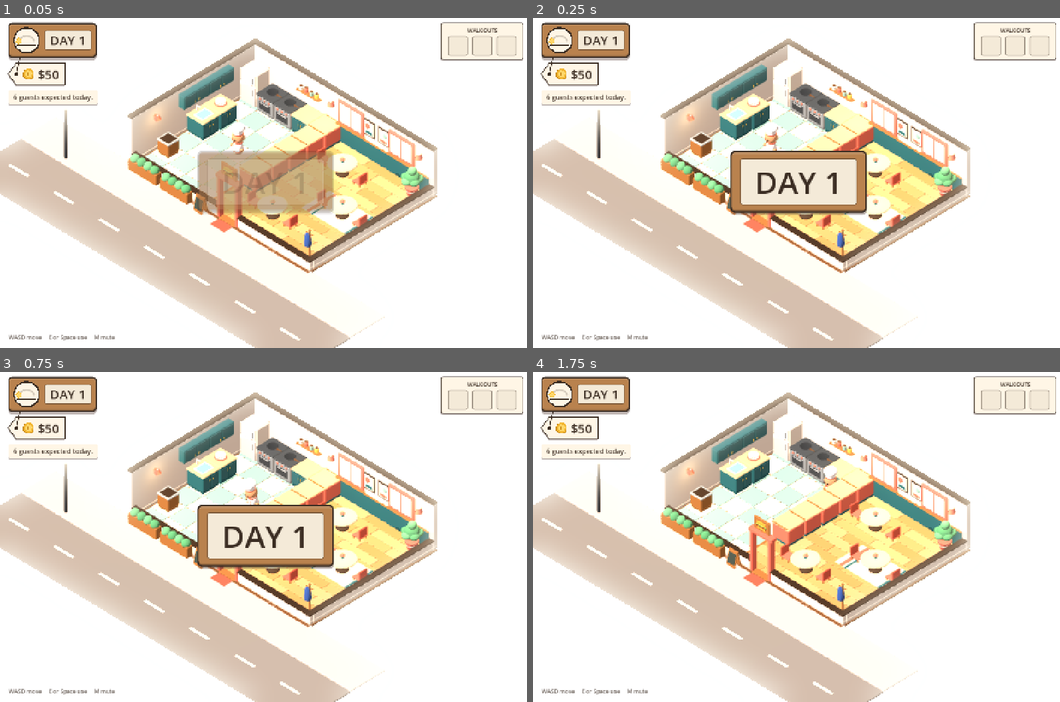
Above: before the commit, frames 1-4 (two rows, left to right).
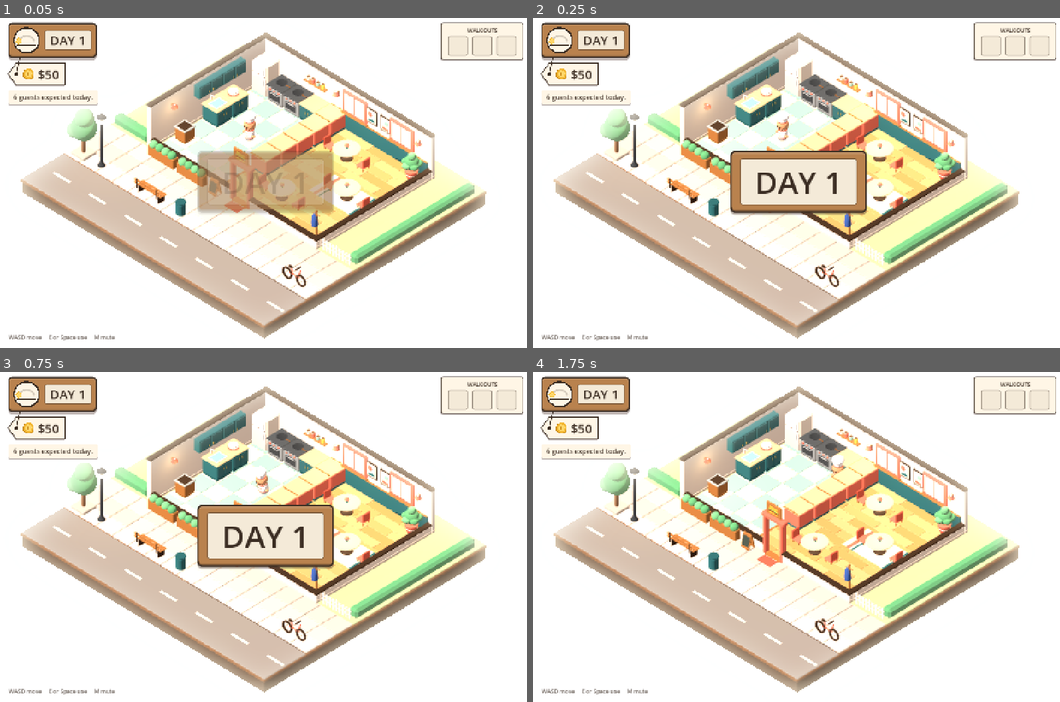
Above: after the commit, the same moments.

Repository: Ghigog/Regulars
Game: Godot game, scene res://game/main.tscn
The game is run twice, just before and just after one commit, with the same random seed, the same clock (stepped at 60 frames per second) and the same inputs.
Inputs (mouse positions are in pixels of both pictures, inside the frame that each line leads up to):
- Up to frame 1 (0.05 s): no input
- Up to frame 2 (0.25 s): no input
- Up to frame 3 (0.75 s): tap Enter at 0.5 s; move the mouse to (384, 520) at 0.52 s; hold D from 0.53 s (still down); hold Shift from 0.53 s (still down); click (384, 520) at 0.67 s
- Up to frame 4 (1.75 s): tap Space at 0.77 s; release D at 1.25 s; release Shift at 1.25 s; drag from (691, 553) to (770, 603) at 1.27 s

The runs differ from the first frame. In frame 1, 32% of the frame differs, in the area x 0-93%, y 4-100%; in frame 2, 30%; in frame 3, 30%; in frame 4, 33%.

Commit message:
Art step 8: floating slab, plot, paved street with kerb furniture; theme table
Co-Authored-By: Claude Fable 5.2 <noreply@anthropic.com>

Diff:
--- a/game/main.gd
+++ b/game/main.gd
@@ -100,6 +100,9 @@
 			c.position = Vector3(6.2 + i, 0, 12.2 - i * 0.6)
 			c.rotation.y = PI / 4 + i * PI / 2
 			add_child(c)
+	elif demo == "closed":
+		for i in Ledger.MAX_STRIKES:
+			ledger.record_walkout()
 	elif demo == "summary":
 		ledger.record_sale(BILL, 5)
 		ledger.record_sale(BILL, 3)
@@ -109,9 +112,11 @@
 # ---------------------------------------------------------------- world
 
 func _build_scenery() -> void:
+	if OS.get_environment("REGULARS_THEME") != "":  # dev switch until themes are selectable in game
+		Scenery.theme_id = OS.get_environment("REGULARS_THEME")
 	var env := Environment.new()
 	env.background_mode = Environment.BG_COLOR
-	env.background_color = Color(Build.BACKDROP)
+	env.background_color = Color(Scenery.t().backdrop)
 	# Shadows are never black: the ambient fill carries the warm plum of #5a423a.
 	env.ambient_light_source = Environment.AMBIENT_SOURCE_COLOR
 	env.ambient_light_color = Color("#f4dcd2")
@@ -143,24 +148,12 @@
 	add_child(sun)
 	cam = Camera3D.new()
 	cam.projection = Camera3D.PROJECTION_ORTHOGONAL
-	cam.size = 13.5
+	cam.size = 14.5
 	add_child(cam)
-	var focus := Vector3(W / 2.0 - 0.3, 0, H / 2.0 + 0.6)
+	var focus := Vector3(W / 2.0 + 0.2, 0, H / 2.0 + 1.7)
 	cam.look_at_from_position(focus + Vector3(14, 15, 14), focus)
 
-	Build.box(self, Vector3(W / 2.0, -0.14, H / 2.0), Vector3(W + 0.5, 0.12, H + 0.5), Build.WOOD_DARK, 0.0, Build.R_WOOD)
-	Build.box(self, Vector3(W / 2.0, -0.12, H + 1.0), Vector3(W + 9.0, 0.1, 2.0), Build.PAVING)
-	_build_decor()
 	_sconces = Scenery.build(self, W, H, DOOR)
-
-
-## The street. (Step 7 of the art plan replaces this.)
-func _build_decor() -> void:
-	Build.box(self, Vector3(W / 2.0, -0.16, H + 3.6), Vector3(W + 9.0, 0.1, 3.2), Build.ROAD)
-	for i in 7:
-		Build.box(self, Vector3(-3.0 + i * 2.6, -0.06, H + 3.6), Vector3(1.1, 0.01, 0.14), "#f6efe2")
-	Build.cyl(self, Vector3(-2.2, 0, H + 1.7), 0.07, 2.6, "#3a3f44")
-	Build.ball(self, Vector3(-2.2, 2.7, H + 1.7), 0.2, "#ffe2a8", 2.0)
 
 
 ## The glow of the mushroom lamp on each table. (No hanging lamps: from this
@@ -267,9 +260,9 @@
 ## Morning light drifts to a warm, low evening sun as the day goes on.
 func _update_daylight() -> void:
 	var t := smoothstep(0.35, 1.0, day_progress())
-	_sun.light_color = Color("#fff6ea").lerp(Color("#ffb070"), t)
+	_sun.light_color = Color("#fff6ea").lerp(Color("#ffc08a"), t)
 	_sun.rotation_degrees = Vector3(lerpf(-52, -34, t), lerpf(-30, -62, t), 0)
-	_env.background_color = Color(Build.BACKDROP).lerp(Color("#e6bfa6"), t)
+	_env.background_color = Color(Scenery.t().backdrop).lerp(Color("#dcc0b4"), t)
 	_env.ambient_light_color = Color("#f4dcd2").lerp(Color("#f0c8bc"), t)
 	_sun.light_energy = lerpf(0.62, 0.5, t)
 	for l in _sconces:  # practical lights come up as the sun goes down
--- a/game/scenery.gd
+++ b/game/scenery.gd
@@ -7,11 +7,42 @@
 const WALL_T := 0.24
 const CUT_H := 0.55
 const KITCHEN_W := 4
+## A theme is a re-skin of the same kit (sheet 16): grid, stations, heights and
+## bevels never change; walls, windows, floors, wall art and the slab edge do.
+const THEMES := {
+	"diner": {
+		"backdrop": "#f0dfc4", "wall": "#f6eee0", "wall_low": "#e3d8c6",
+		"tile_a": "#99c3b5", "tile_b": "#f2ead4", "planks": ["#d3a468", "#c9985c", "#dab078"],
+		"lawn": "#b9c990", "hedge": "#5fa873", "slab": "#4a3a2e",
+	},
+	"seaside": {
+		"backdrop": "#e4ebe0", "wall": "#f3f5ee", "wall_low": "#dde5dc",
+		"tile_a": "#a8dccb", "tile_b": "#f4efe0", "planks": ["#b9b1a4", "#aaa295", "#c6bfb2"],
+		"lawn": "#ead9b0", "hedge": "#8fb98a", "slab": "#4a3a2e",
+	},
+}
+const SEAFOAM := "#bfe0d2"
+const BRASS := "#d9a441"
+const X0 := -2.6    # the slab everything stands on
+const Z0 := -1.2
+const Z1 := 12.5
+const PAVE_Z := 9.9  # where the pavement (or pier) meets the road (or sea)
+
+static var theme_id := "diner"
+
+
+static func t() -> Dictionary:
+	return THEMES[theme_id]
+
+
+static func seaside() -> bool:
+	return theme_id == "seaside"
 
 
 ## Builds the room and returns its practical lights so the day can dim them.
 static func build(root: Node3D, w: int, h: int, door: Vector2i) -> Array[OmniLight3D]:
 	var lights: Array[OmniLight3D] = []
+	_ground(root, w, lights)
 	_floors(root, w, h)
 	# Far walls stand full height, just outside the floor.
 	_wall(root, Vector3(-WALL_T, 0, -WALL_T), Vector3(w + WALL_T * 2, WALL_H, WALL_T))
@@ -30,10 +61,10 @@
 static func _floors(root: Node3D, w: int, h: int) -> void:
 	for x in KITCHEN_W:
 		for y in h:
-			var col := Build.TILE_CREAM if (x + y) % 2 else Build.TILE_TEAL
+			var col: String = t().tile_b if (x + y) % 2 else t().tile_a
 			Build.box(root, Vector3(x + 0.5, -0.03, y + 0.5), Vector3(0.985, 0.03, 0.985), col, 0.0, Build.R_GLOSS)
 	# Dining: oak planks, half a metre wide, with staggered joints.
-	var tones := [Build.FLOOR_WOOD, Build.FLOOR_WOOD_2, "#dab078"]
+	var tones: Array = t().planks
 	for r in h * 2:
 		var cuts: Array[float] = [float(KITCHEN_W)]
 		var x := KITCHEN_W + 0.7 + fmod(r * 0.9, 1.6)
@@ -49,10 +80,10 @@
 
 
 ## A wall block from its low corner: darker foot, body, dark trim cap.
-static func _wall(root: Node3D, from: Vector3, size: Vector3, body := Build.WALL) -> void:
+static func _wall(root: Node3D, from: Vector3, size: Vector3) -> void:
 	var c := from + Vector3(size.x / 2, 0, size.z / 2)
-	Build.box(root, c, Vector3(size.x, 0.17, size.z), Build.WALL_LOW)
-	Build.box(root, c + Vector3(0, 0.15, 0), Vector3(size.x, size.y - 0.23, size.z), body)
+	Build.box(root, c, Vector3(size.x, 0.17, size.z), t().wall_low)
+	Build.box(root, c + Vector3(0, 0.15, 0), Vector3(size.x, size.y - 0.23, size.z), t().wall)
 	Build.box(root, c + Vector3(0, size.y - 0.1, 0), Vector3(size.x + 0.05, 0.1, size.z + 0.05), Build.TRIM)
 
 
@@ -88,6 +119,12 @@
 
 
 static func _window(root: Node3D, x: float) -> void:
+	if seaside():  # a round brass porthole on the same wall socket
+		var ring := Build.lathe(root, Vector3(x, 1.5, 0.02), [[0.36, 0.0], [0.5, 0.0], [0.52, 0.03], [0.5, 0.09], [0.36, 0.09]], BRASS, 0.0, Build.R_WOOD)
+		ring.rotation.x = PI / 2
+		var glass := Build.lathe(root, Vector3(x, 1.5, 0.02), [[0.0, 0.05], [0.37, 0.05], [0.0, 0.051]], "#bfe6ea", 0.15, Build.R_GLOSS)
+		glass.rotation.x = PI / 2
+		return
 	Build._add(root, Build.bevel_mesh(Vector3(1.5, 1.2, 0.12), 0.06), Vector3(x, 1.55, 0.03), Color(Build.CORAL), 0.0)
 	Build.box(root, Vector3(x, 1.07, 0.05), Vector3(1.26, 0.96, 0.1), "#cfe6e6", 0.15, Build.R_GLOSS)
 	Build.box(root, Vector3(x, 1.07, 0.06), Vector3(0.07, 0.96, 0.1), Build.CORAL)
@@ -97,18 +134,34 @@
 static func _dining_wall(root: Node3D, w: int, lights: Array[OmniLight3D]) -> void:
 	var span := float(w - KITCHEN_W)
 	var mid := KITCHEN_W + span / 2
-	# Teal wainscoting with a wooden rail.
-	Build.box(root, Vector3(mid, 0, 0.02), Vector3(span, 0.82, 0.05), Build.CABINET)
-	Build.box(root, Vector3(mid, 0.8, 0.03), Vector3(span, 0.06, 0.09), Build.WOOD, 0.0, Build.R_WOOD)
+	if seaside():
+		# Painted clapboard: seafoam and white boards the length of the wall.
+		for i in 7:
+			Build.box(root, Vector3(mid, 0.16 + i * 0.3, 0.015), Vector3(span, 0.3, 0.04), SEAFOAM if i % 2 == 0 else "#f6f8f1")
+		# A life ring and a wooden paddle.
+		var ring := Build.lathe(root, Vector3(mid - 0.35, 1.5, 0.03), [[0.2, 0.0], [0.36, 0.0], [0.38, 0.04], [0.36, 0.09], [0.2, 0.09], [0.18, 0.04], [0.2, 0.0]], "#fbf7ee")
+		ring.rotation.x = PI / 2
+		for i in 4:
+			var band := Build.box(root, Vector3(mid - 0.35, 1.5, 0.03) + Vector3(0.28, 0, 0).rotated(Vector3(0, 0, 1), PI / 4 + i * PI / 2) - Vector3(0, 0.06, -0.01), Vector3(0.22, 0.12, 0.12), Build.DANGER)
+			band.rotation.z = PI / 4 + i * PI / 2
+		var paddle := Node3D.new()
+		paddle.position = Vector3(mid + 0.55, 1.5, 0.05)
+		paddle.rotation.z = 0.5
+		root.add_child(paddle)
+		Build.box(paddle, Vector3(0, -0.5, 0), Vector3(0.06, 0.8, 0.05), Build.WOOD, 0.0, Build.R_WOOD)
+		Build.box(paddle, Vector3(0, 0.25, 0), Vector3(0.22, 0.42, 0.05), Build.WOOD, 0.0, Build.R_WOOD)
+	else:
+		# Teal wainscoting with a wooden rail, and two framed abstract prints.
+		Build.box(root, Vector3(mid, 0, 0.02), Vector3(span, 0.82, 0.05), Build.CABINET)
+		Build.box(root, Vector3(mid, 0.8, 0.03), Vector3(span, 0.06, 0.09), Build.WOOD, 0.0, Build.R_WOOD)
+		for i in 2:
+			var x := mid - 0.42 + i * 0.84
+			Build.box(root, Vector3(x, 1.15, 0.02), Vector3(0.66, 0.8, 0.06), Build.TRIM)
+			Build.box(root, Vector3(x, 1.2, 0.03), Vector3(0.56, 0.7, 0.06), Build.PAPER)
+			Build.ball(root, Vector3(x - 0.08 + i * 0.16, 1.66, 0.06), 0.13, Build.CORAL if i == 0 else Build.TILE_TEAL).scale = Vector3(1, 1, 0.3)
+			Build.box(root, Vector3(x, 1.26, 0.04), Vector3(0.4, 0.16, 0.06), Build.CABINET if i == 0 else Build.CORAL)
 	_window(root, KITCHEN_W + 1.55)
 	_window(root, w - 1.55)
-	# Two framed abstract prints.
-	for i in 2:
-		var x := mid - 0.42 + i * 0.84
-		Build.box(root, Vector3(x, 1.15, 0.02), Vector3(0.66, 0.8, 0.06), Build.TRIM)
-		Build.box(root, Vector3(x, 1.2, 0.03), Vector3(0.56, 0.7, 0.06), Build.PAPER)
-		Build.ball(root, Vector3(x - 0.08 + i * 0.16, 1.66, 0.06), 0.13, Build.CORAL if i == 0 else Build.TILE_TEAL).scale = Vector3(1, 1, 0.3)
-		Build.box(root, Vector3(x, 1.26, 0.04), Vector3(0.4, 0.16, 0.06), Build.CABINET if i == 0 else Build.CORAL)
 	_sconce(root, Vector3(KITCHEN_W + 0.5, 1.75, 0), Vector3(0, 0, 1), lights)
 	_sconce(root, Vector3(w - 0.45, 1.75, 0), Vector3(0, 0, 1), lights)
 
@@ -150,3 +203,119 @@
 		board.rotation.x = -lean * 0.22
 		var slate := Build.box(root, Vector3(4.2, 0.14, h + 0.34 + lean * 0.115), Vector3(0.4, 0.5, 0.03), "#3f4a45")
 		slate.rotation.x = -lean * 0.22
+
+
+## The plot, the street and the thick floating slab (sheet 12). Everything ends
+## cleanly at the slab edge: no fade.
+static func _ground(root: Node3D, w: int, lights: Array[OmniLight3D]) -> void:
+	var x1 := w + 2.4
+	var cx := (X0 + x1) / 2
+	var span := x1 - X0
+	Build.box(root, Vector3(cx, -0.85, (Z0 + Z1) / 2), Vector3(span, 0.75, Z1 - Z0), t().slab)
+	Build.box(root, Vector3(cx, -0.26, (Z0 + Z1) / 2), Vector3(span + 0.08, 0.16, Z1 - Z0 + 0.08), Build.WOOD_DARK, 0.0, Build.R_WOOD)
+	Build.box(root, Vector3(cx, -0.1, (Z0 + 7.0) / 2), Vector3(span, 0.08, 7.0 - Z0), t().lawn)
+	# Boundaries: a low hedge and a 0.55 m picket fence. Nothing tall.
+	Build._add(root, Build.bevel_mesh(Vector3(0.5, 0.5, 7.4), 0.12), Vector3(x1 - 0.35, 0.23, 3.0), Color(t().hedge), 0.0)
+	Build._add(root, Build.bevel_mesh(Vector3(2.1, 0.5, 0.5), 0.12), Vector3(X0 + 1.15, 0.23, 6.7), Color(t().hedge), 0.0)
+	for i in 9:
+		var fx := w + 0.42 + i * 0.2
+		Build.box(root, Vector3(fx, -0.02, 6.85), Vector3(0.12, 0.57 if i % 4 else 0.62, 0.05), Build.PAPER)
+	for fy: float in [0.14, 0.36]:
+		Build.box(root, Vector3(w + 1.2, fy, 6.82), Vector3(1.8, 0.06, 0.04), Build.PAPER)
+	if seaside():
+		_pier(root, w, x1)
+	else:
+		_street(root, w, x1, lights)
+
+
+static func _street(root: Node3D, w: int, x1: float, lights: Array[OmniLight3D]) -> void:
+	# Grey paving slabs, with a paler kerb row along the road.
+	var x := X0
+	while x < x1 - 0.01:
+		for row in 3:
+			var depth := 1.0 if row < 2 else PAVE_Z - 9.0
+			var col := "#d9d1c5" if row == 2 else (Build.PAVING if int(absf(x * 2.0) + row) % 2 else "#c8beb1")
+			Build.box(root, Vector3(x + 0.5, -0.1, 7.0 + row + depth / 2), Vector3(0.985, 0.1, depth - 0.015), col)
+		x += 1.0
+	# A two-lane road with white dashes, cut clean at the slab edge.
+	Build.box(root, Vector3((X0 + x1) / 2, -0.17, (PAVE_Z + Z1) / 2), Vector3(x1 - X0, 0.1, Z1 - PAVE_Z), Build.ROAD)
+	x = X0 + 0.7
+	while x < x1 - 1.0:
+		Build.box(root, Vector3(x + 0.5, -0.075, (PAVE_Z + Z1) / 2), Vector3(1.0, 0.012, 0.13), "#f6efe2")
+		x += 2.2
+	# Street furniture sits on the kerb side only, never over the queue line.
+	var kerb := PAVE_Z - 0.45
+	_lamp_post(root, Vector3(-0.7, 0, kerb), lights)
+	# A layered-sphere tree in a stone surround.
+	var tree := Vector3(X0 + 0.75, 0, kerb - 0.05)
+	Build.box(root, tree, Vector3(0.8, 0.16, 0.8), "#bdb5a8")
+	Build.cyl(root, tree, 0.09, 1.1, Build.WOOD_DARK, 0.0, Build.R_WOOD)
+	Build.ball(root, tree + Vector3(0, 1.45, 0), 0.6, Build.LEAF)
+	Build.ball(root, tree + Vector3(0.1, 2.05, 0.05), 0.44, Build.LEAF_2)
+	Build.ball(root, tree + Vector3(-0.3, 1.3, 0.25), 0.36, Build.LEAF_2)
+	# A slatted bench, a teal bin and a coral bike.
+	var bench := Vector3(2.4, 0, kerb)
+	for i in 3:
+		Build.box(root, bench + Vector3(0, 0.36, -0.14 + i * 0.14), Vector3(1.5, 0.045, 0.12), Build.WOOD, 0.0, Build.R_WOOD)
+	for i in 2:
+		Build.box(root, bench + Vector3(0, 0.5 + i * 0.15, 0.3), Vector3(1.5, 0.12, 0.045), Build.WOOD, 0.0, Build.R_WOOD)
+	for sx: float in [-0.6, 0.6]:
+		Build.box(root, bench + Vector3(sx, 0, 0.02), Vector3(0.07, 0.36, 0.4), Build.TRIM)
+		Build.box(root, bench + Vector3(sx, 0.3, 0.3), Vector3(0.07, 0.52, 0.06), Build.TRIM)
+	Build.cyl(root, Vector3(4.2, 0, kerb), 0.22, 0.6, Build.CABINET)
+	Build.cyl(root, Vector3(4.2, 0.6, kerb), 0.25, 0.07, Build._shade(Build.CABINET))
+	var bike := Node3D.new()
+	bike.position = Vector3(w + 1.2, 0, kerb)
+	root.add_child(bike)
+	for sx: float in [-0.42, 0.42]:
+		var wheel := Build.lathe(bike, Vector3(sx, 0.3, 0), [[0.22, -0.025], [0.3, -0.025], [0.3, 0.025], [0.22, 0.025], [0.22, -0.025]], Build.TRIM)
+		wheel.rotation.x = PI / 2
+	Build.box(bike, Vector3(0, 0.36, 0), Vector3(0.6, 0.06, 0.05), Build.CORAL)
+	Build.box(bike, Vector3(-0.12, 0.38, 0), Vector3(0.06, 0.36, 0.05), Build.CORAL).rotation.z = 0.3
+	Build.box(bike, Vector3(0.32, 0.36, 0), Vector3(0.06, 0.5, 0.05), Build.CORAL).rotation.z = -0.3
+	Build.box(bike, Vector3(-0.2, 0.72, 0), Vector3(0.26, 0.06, 0.12), Build.TRIM)
+	Build.box(bike, Vector3(0.24, 0.84, 0), Vector3(0.06, 0.06, 0.4), Build.TRIM)
+
+
+static func _lamp_post(root: Node3D, at: Vector3, lights: Array[OmniLight3D]) -> void:
+	Build.lathe(root, at, [[0.0, 0.0], [0.16, 0.0], [0.18, 0.03], [0.08, 0.2], [0.055, 0.3], [0.055, 2.3], [0.12, 2.36], [0.0, 2.36]], "#3a3f44", 0.0, Build.R_WOOD)
+	Build.box(root, at + Vector3(0, 2.36, 0), Vector3(0.26, 0.3, 0.26), "#ffe9bd", 1.6)
+	Build.lathe(root, at + Vector3(0, 2.64, 0), [[0.0, 0.0], [0.22, 0.0], [0.24, 0.02], [0.06, 0.14], [0.0, 0.16]], "#3a3f44", 0.0, Build.R_WOOD)
+	var light := OmniLight3D.new()
+	light.position = at + Vector3(0, 2.3, 0)
+	light.light_color = Color("#ffd9a0")
+	light.set_meta("full", 0.8)
+	light.omni_range = 4.0
+	root.add_child(light)
+	lights.append(light)
+
+
+## Seaside: a weathered boardwalk with rope-and-post bollards, and a strip of
+## turquoise sea with white foam in place of the road.
+static func _pier(root: Node3D, w: int, x1: float) -> void:
+	var tones := ["#b79a78", "#a98d6c", "#c2a684"]
+	var i := 0
+	var x := X0
+	while x < x1 - 0.01:
+		Build.box(root, Vector3(x + 0.25, -0.1, (7.0 + PAVE_Z) / 2), Vector3(0.485, 0.1, PAVE_Z - 7.0), tones[i % 3], 0.0, Build.R_WOOD)
+		x += 0.5
+		i += 1
+	Build.box(root, Vector3((X0 + x1) / 2, -0.2, (PAVE_Z + Z1) / 2), Vector3(x1 - X0, 0.1, Z1 - PAVE_Z), "#4fc3c8", 0.0, 0.25)
+	x = X0 + 0.3
+	i = 0
+	while x < x1:
+		Build.ball(root, Vector3(x, -0.12, PAVE_Z + 0.12 + 0.1 * (i % 2)), 0.2 + 0.06 * (i % 3), "#ffffff").scale = Vector3(1.3, 0.25, 1)
+		if i % 3 == 0:
+			Build.ball(root, Vector3(x + 0.4, -0.13, PAVE_Z + 1.2 + 0.5 * (i % 2)), 0.3, "#8fdde0").scale = Vector3(1.8, 0.12, 0.5)
+		x += 0.55
+		i += 1
+	var rail := PAVE_Z - 0.2
+	x = X0 + 0.3
+	while x < x1:
+		Build.cyl(root, Vector3(x, 0, rail), 0.09, 0.62, Build.WOOD_DARK, 0.0, Build.R_WOOD)
+		Build.ball(root, Vector3(x, 0.64, rail), 0.11, Build.WOOD_DARK)
+		if x + 1.5 < x1:
+			for k in 5:
+				var u := (k + 0.5) / 5.0
+				Build.ball(root, Vector3(x + u * 1.5, 0.5 - sin(u * PI) * 0.14, rail), 0.045, "#e8dcc0").scale = Vector3(4.0, 1, 1)
+		x += 1.5
